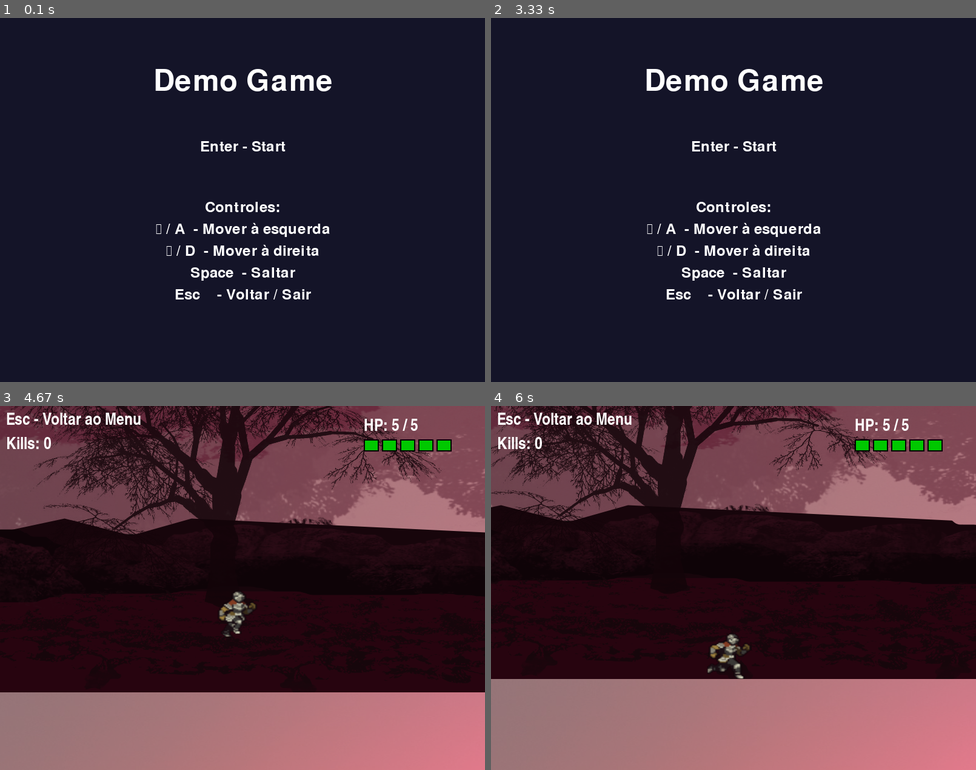
Above: before the commit, frames 1-4 (two rows, left to right).
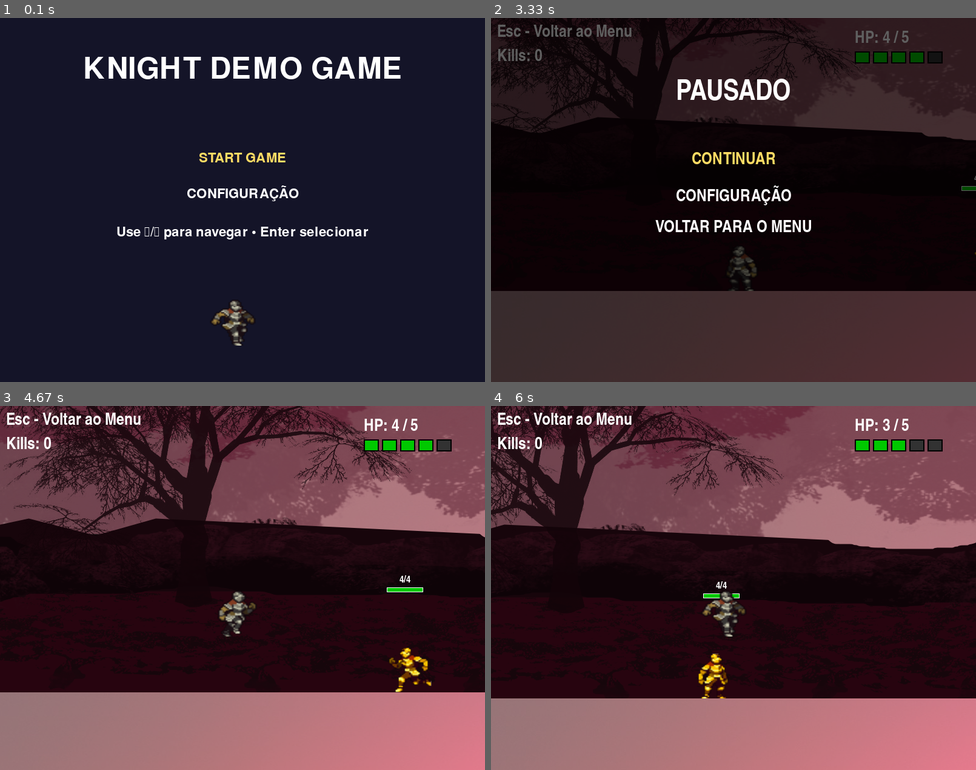
Above: after the commit, the same moments.

Repository: juniodevs/PyGameProject
Game: pygame game, started from src/main.py
Two runs of this game, one before a commit and one after it. Both use one fixed random seed, a clock stepped at 60 frames per second and the inputs below.
Inputs:
- Up to frame 1 (0.1 s): no input
- Up to frame 2 (3.33 s): tap Enter at 0.33 s; tap Ctrl at 0.67 s; hold Up 1.5-1.97 s; hold Right 2-2.47 s; hold H 2.5-3.03 s; hold Left 2.5-3.03 s; tap Esc at 3.07 s
- Up to frame 3 (4.67 s): tap Enter at 3.4 s; hold Left 3.73-4.13 s; tap Space at 3.8, 4.1, 4.23, 4.63 s; hold Up 4.17-4.53 s; hold Right from 4.57 s (still down)
- Up to frame 4 (6 s): tap Space at 4.93, 5.3, 5.6, 5.8 s; release Right at 5.2 s; hold Left 5.23-5.7 s; hold D from 5.73 s (still down)

The runs differ from the first frame. In frame 1, 6.0% of the frame differs, in the area x 17-83%, y 10-90%; in frame 2, 92%, in the area x 0-100%, y 0-100%; in frame 3, 13%; in frame 4, 28%.

Commit message:
Implement audio configuration loading and add configuration menu for volume adjustments

Diff:
--- /dev/null
+++ b/src/config.json
@@ -0,0 +1,5 @@
+{
+  "music_volume": 0.5,
+  "sfx_volume": 0.5,
+  "master_volume": 1.0
+}
--- a/src/game/app.py
+++ b/src/game/app.py
@@ -31,6 +31,18 @@
                 def preload_folder(self, *a, **k):
                     return 0
             self.audio = _NullAudio()
+        # Load persisted config (music/sfx volumes) if available and apply to audio manager
+        try:
+            from .utils.config import load_config
+            cfg = load_config()
+            try:
+                self.audio.set_music_volume(cfg.get('music_volume', 0.6))
+                self.audio.set_sfx_volume(cfg.get('sfx_volume', 1.0))
+                self.audio.set_master_volume(cfg.get('master_volume', 1.0))
+            except Exception:
+                pass
+        except Exception:
+            pass
         # actual display surface
         self.display = pygame.display.set_mode((SCREEN_WIDTH, SCREEN_HEIGHT))
         pygame.display.set_caption("Pygame Game")
--- /dev/null
+++ b/src/game/scenes/config_menu.py
@@ -0,0 +1,105 @@
+import pygame
+from ..settings import WHITE
+
+
+class ConfigMenu:
+    """Simple configuration overlay to adjust music and SFX volumes.
+
+    Usage: create with ConfigMenu(app, on_done_callback)
+    on_done_callback should be callable(returned_to_parent) and will be called when user exits.
+    """
+
+    def __init__(self, app, on_done=None):
+        self.app = app
+        self.screen = app.screen
+        self.font = pygame.font.Font(None, 28)
+        self.title_font = pygame.font.Font(None, 48)
+        self.on_done = on_done
+
+        # options: list of tuples (label, getter, setter)
+        self.options = [
+            ("Música", lambda: int(self.app.audio.music_volume * 100), self._set_music),
+            ("SFX", lambda: int(self.app.audio.sfx_volume * 100), self._set_sfx),
+        ]
+        self.index = 0
+
+    def _set_music(self, pct):
+        v = max(0, min(100, pct)) / 100.0
+        try:
+            self.app.audio.set_music_volume(v)
+        except Exception:
+            pass
+
+    def _set_sfx(self, pct):
+        v = max(0, min(100, pct)) / 100.0
+        try:
+            self.app.audio.set_sfx_volume(v)
+        except Exception:
+            pass
+
+    def handle_event(self, event):
+        if event.type == pygame.QUIT:
+            self.app.running = False
+        if event.type == pygame.KEYDOWN:
+            if event.key == pygame.K_ESCAPE:
+                self._done()
+            elif event.key in (pygame.K_UP,):
+                self.index = (self.index - 1) % len(self.options)
+            elif event.key in (pygame.K_DOWN,):
+                self.index = (self.index + 1) % len(self.options)
+            elif event.key in (pygame.K_LEFT,):
+                label, getter, setter = self.options[self.index]
+                setter(getter() - 5)
+                self._maybe_save()
+            elif event.key in (pygame.K_RIGHT,):
+                label, getter, setter = self.options[self.index]
+                setter(getter() + 5)
+                self._maybe_save()
+            elif event.key in (pygame.K_RETURN, pygame.K_KP_ENTER):
+                # pressing enter exits config (apply changes)
+                self._done()
+
+    def _maybe_save(self):
+        # try to persist current values
+        try:
+            from ..utils.config import save_config
+            cfg = {
+                'music_volume': self.app.audio.music_volume,
+                'sfx_volume': self.app.audio.sfx_volume,
+                'master_volume': getattr(self.app.audio, 'master_volume', 1.0)
+            }
+            save_config(cfg)
+        except Exception:
+            pass
+
+    def _done(self):
+        # persist when done
+        self._maybe_save()
+        if callable(self.on_done):
+            try:
+                self.on_done()
+            except Exception:
+                pass
+
+    def update(self):
+        pass
+
+    def render(self, screen):
+        w, h = screen.get_size()
+        # semi-transparent overlay
+        overlay = pygame.Surface((w, h), pygame.SRCALPHA)
+        overlay.fill((0, 0, 0, 160))
+        screen.blit(overlay, (0, 0))
+
+        title = self.title_font.render('CONFIGURAÇÃO', True, WHITE)
+        screen.blit(title, (w // 2 - title.get_width() // 2, 80))
+
+        y = 190
+        for i, (label, getter, setter) in enumerate(self.options):
+            val = getter()
+            text = self.font.render(f'{label}: {val}%', True, WHITE if i != self.index else (255, 220, 100))
+            screen.blit(text, (w // 2 - text.get_width() // 2, y))
+            y += 48
+
+        hint = self.font.render('←/→ ajustar • ↑/↓ navegar • Enter salvar • Esc sair', True, WHITE)
+        screen.blit(hint, (w // 2 - hint.get_width() // 2, h - 110))
--- a/src/game/scenes/gameplay.py
+++ b/src/game/scenes/gameplay.py
@@ -44,6 +44,11 @@
         self.death_countdown = 5
         self.attack_cooldown_ms = 500
         self.last_attack_time = 0
+
+        self.paused = False
+        self.pause_index = 0
+        self.pause_options = ['CONTINUAR', 'CONFIGURAÇÃO', 'VOLTAR PARA O MENU']
+        self.config_overlay = None
 
     def _choose_game_font(self, size, bold=False):
         """Pick a game-like font if available, otherwise fall back to system default.
@@ -72,10 +77,46 @@
     def handle_event(self, event):
         if event.type == pygame.QUIT:
             self.app.running = False
+        if getattr(self, 'config_overlay', None):
+            try:
+                self.config_overlay.handle_event(event)
+                return
+            except Exception:
+
+                try:
+                    self.config_overlay._done()
+                except Exception:
+                    pass
+                self.config_overlay = None
         if event.type == pygame.KEYDOWN:
             if event.key == pygame.K_ESCAPE:
 
-                self.app.go_to_menu()
+                if self.config_overlay:
+
+                    self.config_overlay._done()
+                    self.config_overlay = None
+                else:
+                    self.paused = not self.paused
+
+                return
+
+            if self.paused:
+                if event.key in (pygame.K_UP,):
+                    self.pause_index = (self.pause_index - 1) % len(self.pause_options)
+                elif event.key in (pygame.K_DOWN,):
+                    self.pause_index = (self.pause_index + 1) % len(self.pause_options)
+                elif event.key in (pygame.K_RETURN, pygame.K_KP_ENTER):
+                    choice = self.pause_options[self.pause_index]
+                    if choice == 'CONTINUAR':
+                        self.paused = False
+                    elif choice == 'CONFIGURAÇÃO':
+
+                        from .config_menu import ConfigMenu
+                        self.config_overlay = ConfigMenu(self.app, on_done=self._close_config)
+                    elif choice == 'VOLTAR PARA O MENU':
+                        self.app.go_to_menu()
+
+                return
 
             if event.key in (pygame.K_LCTRL, pygame.K_RCTRL):
                 now = pygame.time.get_ticks()
@@ -91,6 +132,11 @@
                 self.player.take_damage(1)
 
     def update(self):
+
+        if self.paused or self.config_overlay:
+
+            return
+
         keys = pygame.key.get_pressed()
         self.player.handle_input(keys)
 
@@ -127,6 +173,9 @@
 
         self.camera.update(self.player.rect)
 
+    def _close_config(self):
+        self.config_overlay = None
+
     def render(self, screen):
 
         self.background.draw(screen, self.camera)
@@ -154,6 +203,27 @@
 
         if self.is_dead:
             self._draw_death_countdown(screen)
+
+        if self.paused:
+            self._render_pause(screen)
+        if self.config_overlay:
+            self.config_overlay.render(screen)
+
+    def _render_pause(self, screen):
+        w, h = screen.get_size()
+        overlay = pygame.Surface((w, h), pygame.SRCALPHA)
+        overlay.fill((0, 0, 0, 160))
+        screen.blit(overlay, (0, 0))
+
+        title = self._choose_game_font(48).render('PAUSADO', True, (255, 255, 255))
+        screen.blit(title, (w // 2 - title.get_width() // 2, 100))
+
+        y = 220
+        for i, opt in enumerate(self.pause_options):
+            color = (255, 220, 100) if i == self.pause_index else (255, 255, 255)
+            text = self._choose_game_font(28).render(opt, True, color)
+            screen.blit(text, (w // 2 - text.get_width() // 2, y))
+            y += 56
 
     def _draw_hp_overlay(self, screen):
         """Draw HP overlay showing current HP / max HP as visual hearts/bars."""
@@ -390,5 +460,4 @@
         self.enemies.append(new_enemy)
 
     def update_events(self):
-
         pass
--- a/src/game/scenes/main_menu.py
+++ b/src/game/scenes/main_menu.py
@@ -1,5 +1,7 @@
 import pygame
 from ..settings import WHITE
+from ..entities.player import Player
+from .config_menu import ConfigMenu
 
 
 class MainMenu:
@@ -8,54 +10,111 @@
         self.app = app
         self.screen = app.screen
         self.font_title = pygame.font.Font(None, 72)
-        self.font = pygame.font.Font(None, 36)
-        self.title = self.font_title.render("Demo Game", True, WHITE)
-        self.start_text = self.font.render("Enter - Start", True, WHITE)
-        self.controls_lines = [
-            "Controles:",
-            "← / A  - Mover à esquerda",
-            "→ / D  - Mover à direita",
-            "Space  - Saltar",
-            "Esc    - Voltar / Sair",
-        ]
+        self.font = pygame.font.Font(None, 32)
+        self.title_text = 'KNIGHT DEMO GAME'
+
+        # Menu options
+        self.options = ['START GAME', 'CONFIGURAÇÃO']
+        self.selected = 0
+
+        # Simple menu player shown at bottom doing an idle loop
+        sw, sh = self.screen.get_size()
+        px = sw // 2 - 152
+        py = sh - 220
+        self.menu_player = Player(px, py)
+        # Force idle start
+        self.menu_player._set_state('idle')
+        self._auto_dir = -1
+        self._dir_change_time = pygame.time.get_ticks() + 1200
+        self._next_jump_time = pygame.time.get_ticks() + 2000
+
         # Play menu music with crossfade if available
         try:
-            # fade_ms chosen small so transition feels snappy
             self.app.audio.crossfade_music('menu', fade_ms=800)
         except Exception:
             pass
 
+        self.config_overlay = None
+
+    def _start_game(self):
+        try:
+            self.app.audio.play_sound('select')
+        except Exception:
+            pass
+        import importlib
+        mod = importlib.import_module('game.scenes.gameplay')
+        Gameplay = getattr(mod, 'Gameplay')
+        self.app.change_scene(Gameplay)
+
     def handle_event(self, event):
+        if self.config_overlay:
+            self.config_overlay.handle_event(event)
+            return
         if event.type == pygame.QUIT:
             self.app.running = False
         if event.type == pygame.KEYDOWN:
-            if event.key == pygame.K_RETURN:
-                # Change to gameplay scene
-                # import dynamically to avoid circular imports at module load time
-                try:
-                    self.app.audio.play_sound('select')
-                except Exception:
-                    pass
-                import importlib
-                mod = importlib.import_module('game.scenes.gameplay')
-                Gameplay = getattr(mod, 'Gameplay')
-                self.app.change_scene(Gameplay)
-            if event.key == pygame.K_ESCAPE:
+            if event.key in (pygame.K_UP, pygame.K_w):
+                self.selected = (self.selected - 1) % len(self.options)
+            elif event.key in (pygame.K_DOWN, pygame.K_s):
+                self.selected = (self.selected + 1) % len(self.options)
+            elif event.key in (pygame.K_RETURN, pygame.K_KP_ENTER):
+                if self.options[self.selected] == 'START GAME':
+                    self._start_game()
+                else:
+                    # open configuration overlay
+                    self.config_overlay = ConfigMenu(self.app, on_done=self._close_config)
+            elif event.key == pygame.K_ESCAPE:
                 self.app.running = False
 
+    def _close_config(self):
+        self.config_overlay = None
+
     def update(self):
-        pass
+        # update auto-walk for menu player
+        now = pygame.time.get_ticks()
+        if now >= self._dir_change_time:
+            self._auto_dir *= -1
+            self._dir_change_time = now + 1200 + (now % 400)
+
+        # set velocity according to auto dir
+        self.menu_player.vel_x = self._auto_dir * (self.menu_player.speed * 0.5)
+        # random-ish jump schedule
+        if now >= self._next_jump_time and self.menu_player.on_ground:
+            self.menu_player.vel_y = self.menu_player.jump_power
+            self.menu_player.on_ground = False
+            self._next_jump_time = now + 1800 + (now % 1200)
+
+        # update animations / physics with screen bounds
+        sw, sh = self.screen.get_size()
+        ground_y = sh - 40
+        self.menu_player.update(sw, sh, ground_y)
+
+        if self.config_overlay:
+            self.config_overlay.update()
 
     def render(self, screen):
         screen.fill((20, 20, 40))
+        sw, sh = screen.get_size()
+
         # Title
-        screen.blit(self.title, (screen.get_width() // 2 - self.title.get_width() // 2, 80))
-        # Start instruction
-        screen.blit(self.start_text, (screen.get_width() // 2 - self.start_text.get_width() // 2, 200))
+        title = self.font_title.render(self.title_text, True, WHITE)
+        screen.blit(title, (sw // 2 - title.get_width() // 2, 60))
 
-        # Controls
-        y = 300
-        for line in self.controls_lines:
-            text_surf = self.font.render(line, True, WHITE)
-            screen.blit(text_surf, (screen.get_width() // 2 - text_surf.get_width() // 2, y))
-            y += 36
+        # Menu options
+        y = 220
+        for i, opt in enumerate(self.options):
+            color = WHITE if i != self.selected else (255, 220, 100)
+            txt = self.font.render(opt, True, color)
+            screen.blit(txt, (sw // 2 - txt.get_width() // 2, y))
+            y += 56
+
+        # Draw small instructions
+        instr = self.font.render('Use ↑/↓ para navegar • Enter selecionar', True, WHITE)
+        screen.blit(instr, (sw // 2 - instr.get_width() // 2, y + 10))
+
+        # Draw the menu player near bottom center
+        player_pos = (sw // 2 - self.menu_player.width // 2, sh - 220)
+        self.menu_player.draw_at(screen, player_pos)
+
+        if self.config_overlay:
+            self.config_overlay.render(screen)
--- /dev/null
+++ b/src/game/utils/config.py
@@ -0,0 +1,37 @@
+import json
+import os
+
+DEFAULTS = {
+    "music_volume": 0.6,
+    "sfx_volume": 1.0,
+    "master_volume": 1.0
+}
+
+
+def _config_path():
+    base = os.path.abspath(os.path.join(os.path.dirname(__file__), '..', '..'))
+    return os.path.join(base, 'config.json')
+
+
+def load_config():
+    path = _config_path()
+    if not os.path.isfile(path):
+        return DEFAULTS.copy()
+    try:
+        with open(path, 'r', encoding='utf-8') as f:
+            data = json.load(f)
+            out = DEFAULTS.copy()
+            out.update({k: data.get(k, v) for k, v in DEFAULTS.items()})
+            return out
+    except Exception:
+        return DEFAULTS.copy()
+
+
+def save_config(cfg: dict):
+    path = _config_path()
+    try:
+        with open(path, 'w', encoding='utf-8') as f:
+            json.dump(cfg, f, indent=2)
+        return True
+    except Exception:
+        return False
